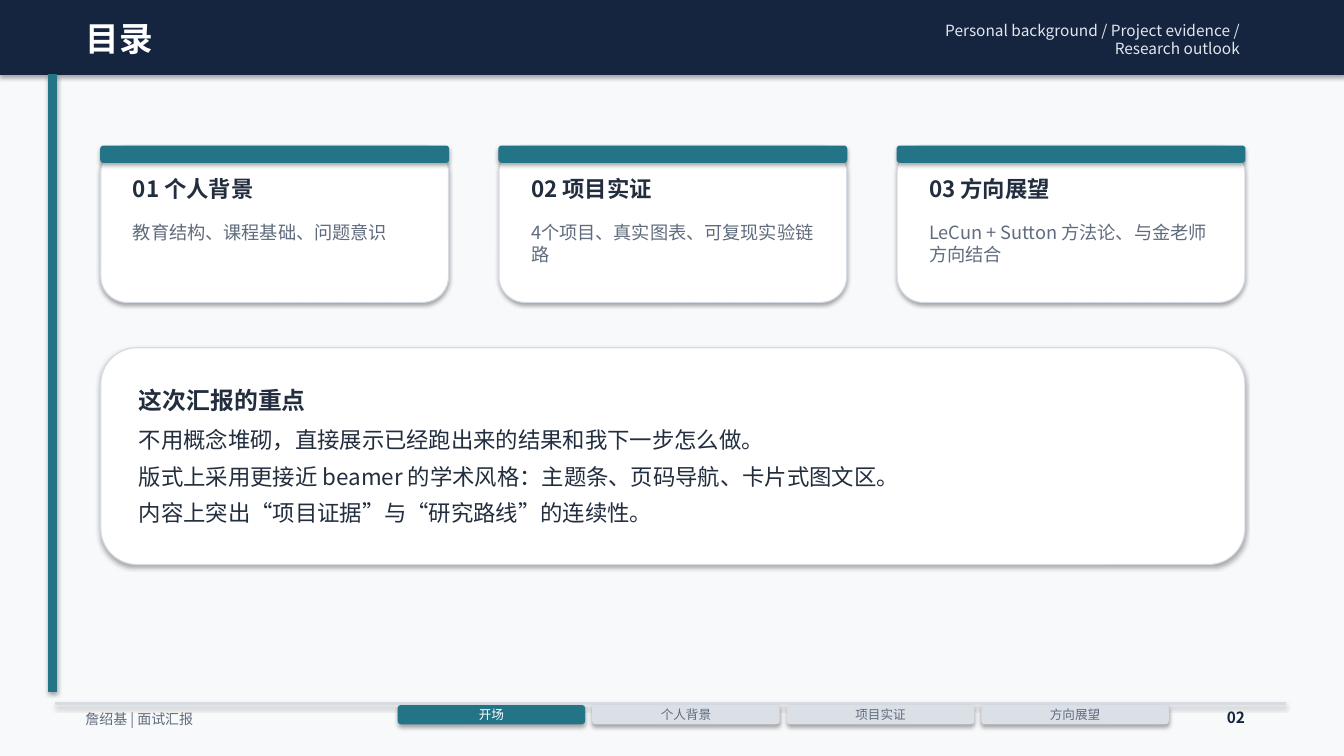
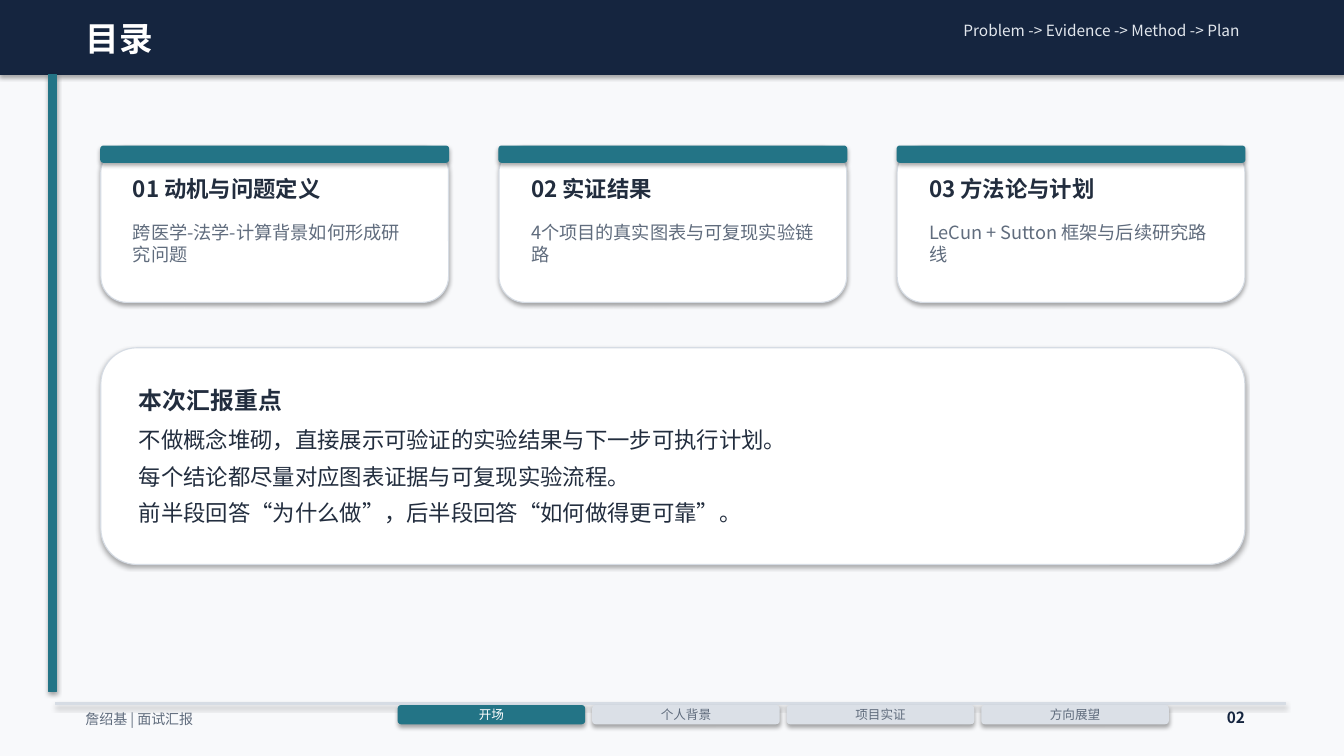
Before and after one commit to ZhanMous/PrivEnergyBench, a slide deck: slide 2 of docs/20min_面试汇报_詹绍基_20页图表版.pptx. Drawn at 1344x756 pixels with LibreOffice and Linux fonts; fonts in the diff are those of the drawing. Boxes give left, top, right and bottom in pixels: in the first picture for what was removed or moved away, otherwise in the second. Text is boxed around its words. In the diff, an @@ line names an element or a change of style, - is before the commit and + after.

```diff
--- a/docs/20min_面试汇报_詹绍基_20页图表版.pptx
+++ b/docs/20min_面试汇报_詹绍基_20页图表版.pptx
@@ text at (x1=963, y1=23, x2=1239, y2=36): text changed @@
-Personal background / Project evidence / Research outlook
+Problem -> Evidence -> Method -> Plan
@@ text at (x1=133, y1=178, x2=320, y2=199): text changed @@
-01 个人背景
+01 动机与问题定义
@@ text at (x1=531, y1=178, x2=652, y2=199): text changed @@
-02 项目实证
+02 实证结果
@@ text at (x1=929, y1=178, x2=1095, y2=199): text changed @@
-03 方向展望
+03 方法论与计划
@@ text at (x1=133, y1=223, x2=400, y2=263): text changed @@
-教育结构、课程基础、问题意识
+跨医学-法学-计算背景如何形成研究问题
@@ text at (x1=531, y1=223, x2=813, y2=263): text changed @@
-4个项目、真实图表、可复现实验链路
+4个项目的真实图表与可复现实验链路
@@ text at (x1=929, y1=223, x2=1207, y2=263): text changed @@
-LeCun + Sutton 方法论、与金老师方向结合
+LeCun + Sutton 框架与后续研究路线
@@ text at (x1=139, y1=388, x2=282, y2=411): text changed @@
-这次汇报的重点
+本次汇报重点
@@ text at (x1=139, y1=429, x2=786, y2=523): text changed @@
-不用概念堆砌，直接展示已经跑出来的结果和我下一步怎么做。
-版式上采用更接近 beamer 的学术风格：主题条、页码导航、卡片式图文区。
-内容上突出“项目证据”与“研究路线”的连续性。
+不做概念堆砌，直接展示可验证的实验结果与下一步可执行计划。
+每个结论都尽量对应图表证据与可复现实验流程。
+前半段回答“为什么做”，后半段回答“如何做得更可靠”。
```
Also in this commit, not shown: 15 other slides changed, 1 slide added, 17 other files.
